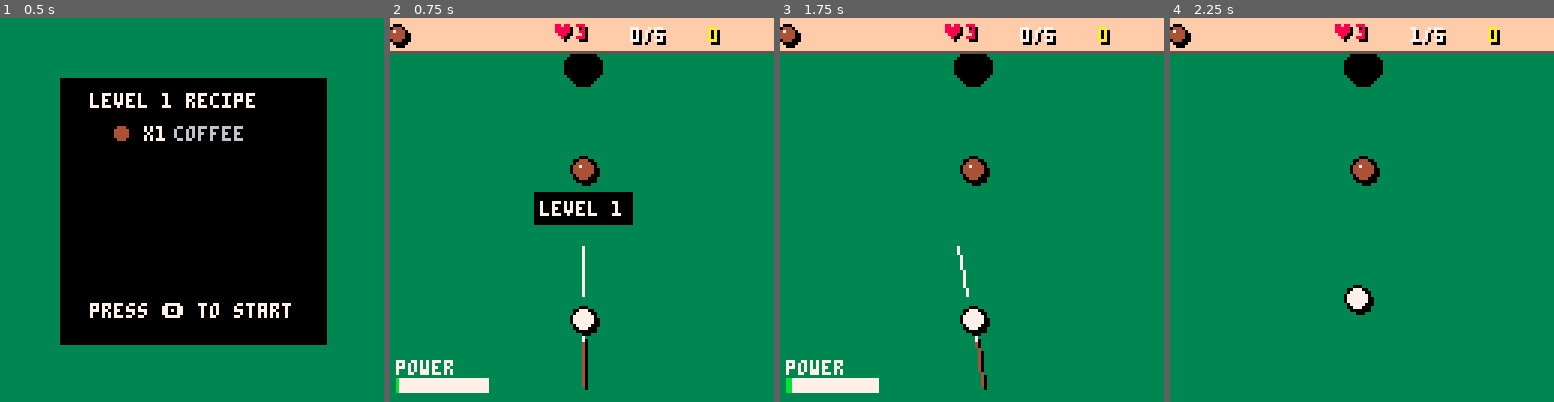
Above: before the commit, frames 1-4 (left to right).
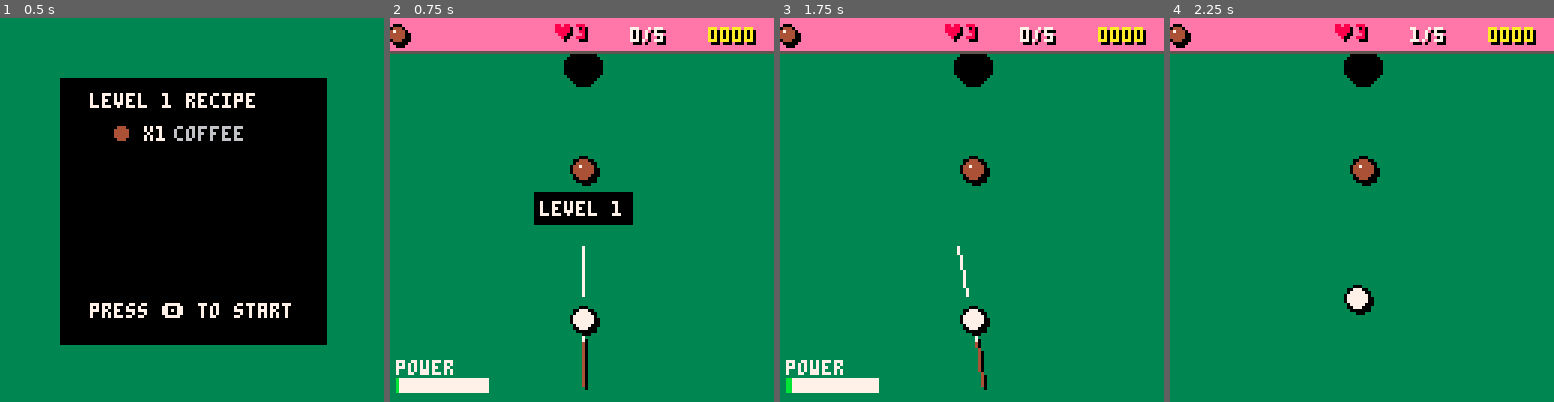
Above: after the commit, the same moments.

Repository: Loupax/coffee-pool
Game: PICO-8 cartridge barista.p8
The game is run twice, just before and just after one commit, with the same random seed, the same clock (stepped at 60 frames per second) and the same inputs.
Inputs:
- Up to frame 1 (0.5 s): tap X (X key) at 0.33 s
- Up to frame 2 (0.75 s): tap O (Z key) at 0.7 s
- Up to frame 3 (1.75 s): tap X (X key) at 1.07 s; hold Right from 1.6 s (still down); tap O (Z key) at 1.7 s
- Up to frame 4 (2.25 s): tap X (X key) at 1.85 s; release Right at 2.1 s; tap O (Z key) at 2.1 s

Frame 1 is identical in both runs. In frame 2, 7.6% of the frame differs, in the area x 0-100%, y 0-9%; in frame 3, 7.6%; in frame 4, 7.7%.

Commit message:
Fixed an integer overflow bug

Diff:
--- a/barista.p8
+++ b/barista.p8
@@ -353,7 +353,7 @@
    end
    if pass then
     mult=max(1,par-shots+1)
-    global_score+=1000*mult
+    global_score+=mult
     lvl_complete=true
     show_msg("level clear!",999)
     sfx(5)
@@ -465,7 +465,7 @@
  end
 
  -- hud background
- rectfill(0,0,127,10,15)
+ rectfill(0,0,127,10,14)
  line(0,11,127,11,5)
  -- hud: recipe icons
  local hx=2
@@ -487,8 +487,8 @@
  print("\x87"..lives,54,2,8)
  print(shots.."/"..par,81,4,0)
  print(shots.."/"..par,80,3,7)
- print(global_score,107,4,0)
- print(global_score,106,3,10)
+ print(global_score.."000",107,4,0)
+ print(global_score.."000",106,3,10)
 
  -- message
  if msg_t>0 then
@@ -511,7 +511,7 @@
   rectfill(20,46,108,82,0)
   print("level clear!",36,49,11)
   print("bonus x"..mult,44,58,10)
-  print("+"..1000*mult,50,66,10)
+  print("+"..mult.."000",50,66,10)
   print("\x8e/\x97 for next",36,74,6)
  end
 end
Not shown, changed: docs/index.js
